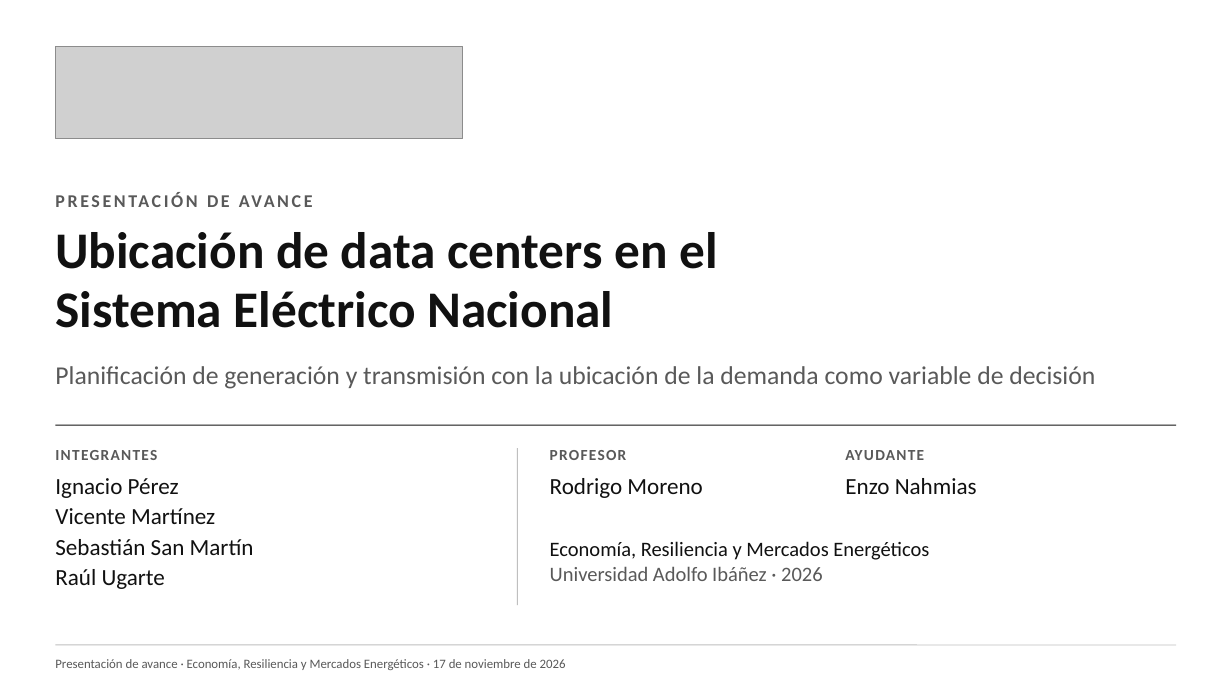
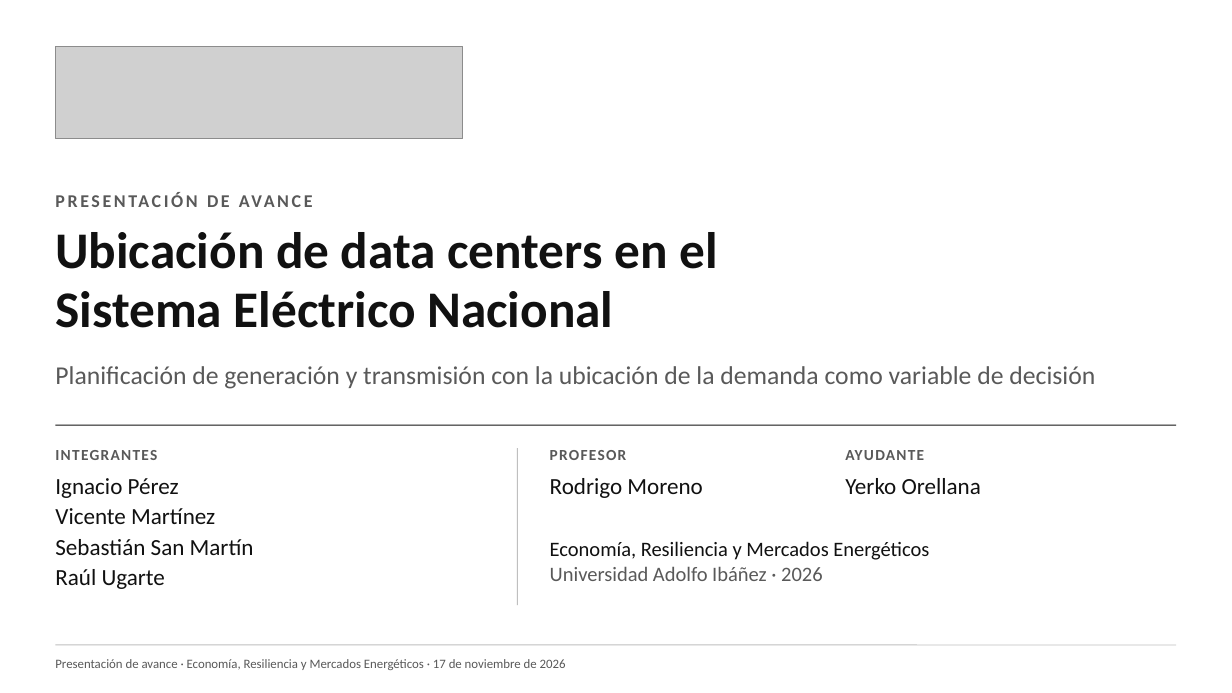
Before and after one commit to ignacioperezortiz/ubicacion-datacenters-sen, a slide deck: slide 1 of presentacion/Presentacion de avance - Ubicacion de data centers en el SEN.pptx. Drawn at 1232x693 pixels with LibreOffice and Linux fonts; fonts in the diff are those of the drawing; grey boxes stand for pictures. Boxes give left, top, right and bottom in pixels: in the first picture for what was removed or moved away, otherwise in the second. Text is boxed around its words. In the diff, an @@ line names an element or a change of style, - is before the commit and + after.

```diff
--- a/presentacion/Presentacion de avance - Ubicacion de data centers en el SEN.pptx
+++ b/presentacion/Presentacion de avance - Ubicacion de data centers en el SEN.pptx
@@ text at [845,478,981,494]: text changed @@
-Enzo Nahmias
+Yerko Orellana
```
Also in this commit, not shown: 1 other slide changed, 2 other files.
